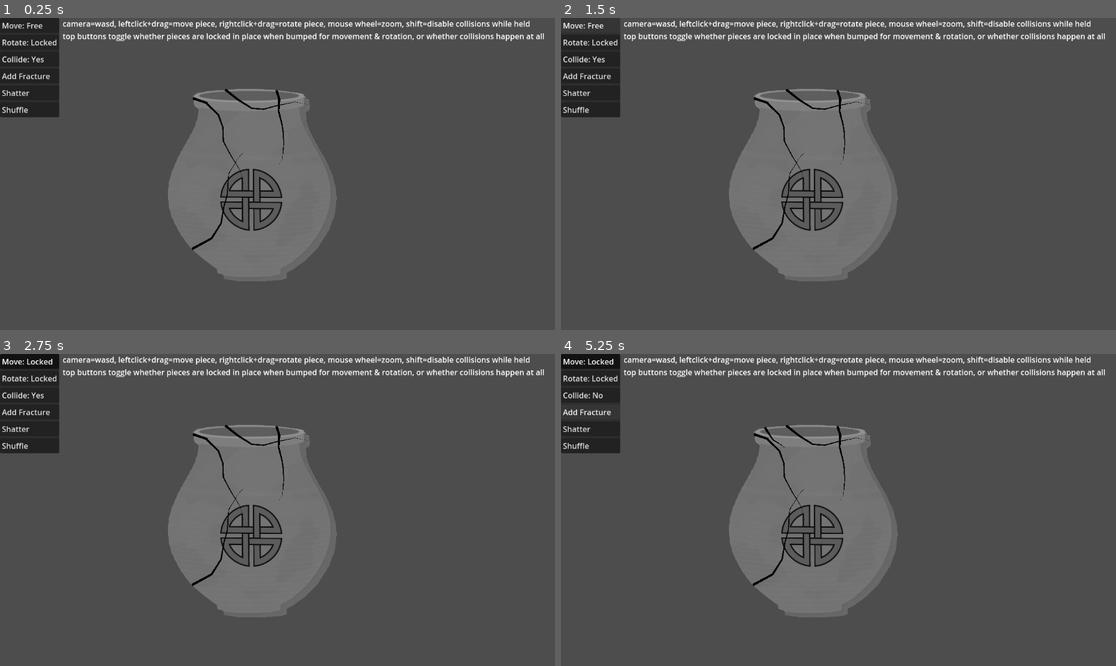
Above: before the commit, frames 1-4 (two rows, left to right).
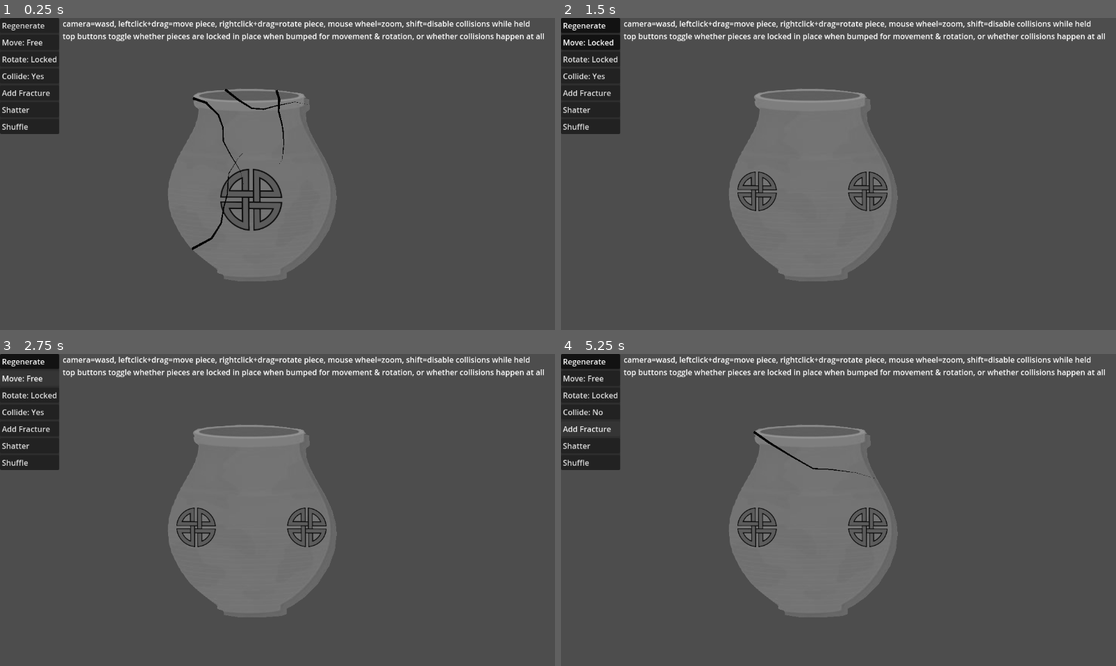
Above: after the commit, the same moments.

Repository: feyrkh/Exploratory
Game: Godot game, scene res://CleaningTable.tscn
The game is run twice, just before and just after one commit, with the same random seed, the same clock (stepped at 60 frames per second) and the same inputs.
Inputs (mouse positions are in pixels of both pictures, inside the frame that each line leads up to):
- Up to frame 1 (0.25 s): no input
- Up to frame 2 (1.5 s): click (588, 24) at 0.5 s, where only the run after the commit has a clickable "Regenerate"; click "Move: Locked" (after the commit: "Move: Free") at 1.25 s
- Up to frame 3 (2.75 s): click "Move: Free" (after the commit: "Move: Locked") at 2 s
- Up to frame 4 (5.25 s): click "Rotate: Locked" at 2.75 s; click "Rotate: Free" at 3.5 s; click "Collide: Yes" at 4.25 s; click "Add Fracture" at 5 s

The runs differ from the first frame. In frame 1, 1.1% of the frame differs, in the area x 0-11%, y 1-38%; in frame 2, 3.4%, in the area x 0-59%, y 0-75%; in frame 3, 3.1%; in frame 4, 3.2%.

Commit message:
Add "regenerate" button

Diff:
--- a/CleaningTable.gd
+++ b/CleaningTable.gd
@@ -144,3 +144,12 @@
 			cur_min_x += space_needed
 		piece.reset_position = Vector2(cur_min_x - space_needed - bb_xmin, cur_min_y - bb_ymin)
 		piece.freeze = false #should get reset to whatever it should be after the position is changed
+
+
+func _on_regenerate_button_pressed():
+	for child in $Pieces.get_children():
+		child.queue_free()
+	var new_item = ItemBuilder.build_random_item()
+	$Pieces.add_child(new_item)
+	new_item.name = "Pot3"
+	new_item.position = Vector2(350,150)
--- a/CleaningTable.tscn
+++ b/CleaningTable.tscn
@@ -20,6 +20,13 @@
 
 [node name="HBoxContainer" type="VBoxContainer" parent="CanvasLayer/PanelContainer"]
 layout_mode = 2
+
+[node name="RegenerateButton" type="Button" parent="CanvasLayer/PanelContainer/HBoxContainer"]
+layout_mode = 2
+focus_mode = 0
+toggle_mode = true
+text = "Regenerate"
+alignment = 0
 
 [node name="FreezeButton" type="Button" parent="CanvasLayer/PanelContainer/HBoxContainer"]
 layout_mode = 2
@@ -65,6 +72,7 @@
 text = "camera=wasd, leftclick+drag=move piece, rightclick+drag=rotate piece, mouse wheel=zoom, shift=disable collisions while held
 top buttons toggle whether pieces are locked in place when bumped for movement & rotation, or whether collisions happen at all"
 
+[connection signal="pressed" from="CanvasLayer/PanelContainer/HBoxContainer/RegenerateButton" to="." method="_on_regenerate_button_pressed"]
 [connection signal="pressed" from="CanvasLayer/PanelContainer/HBoxContainer/FreezeButton" to="." method="_on_freeze_button_pressed"]
 [connection signal="pressed" from="CanvasLayer/PanelContainer/HBoxContainer/LockRotateButton" to="." method="_on_lock_rotate_button_pressed"]
 [connection signal="pressed" from="CanvasLayer/PanelContainer/HBoxContainer/CollideButton" to="." method="_on_collide_button_pressed"]
